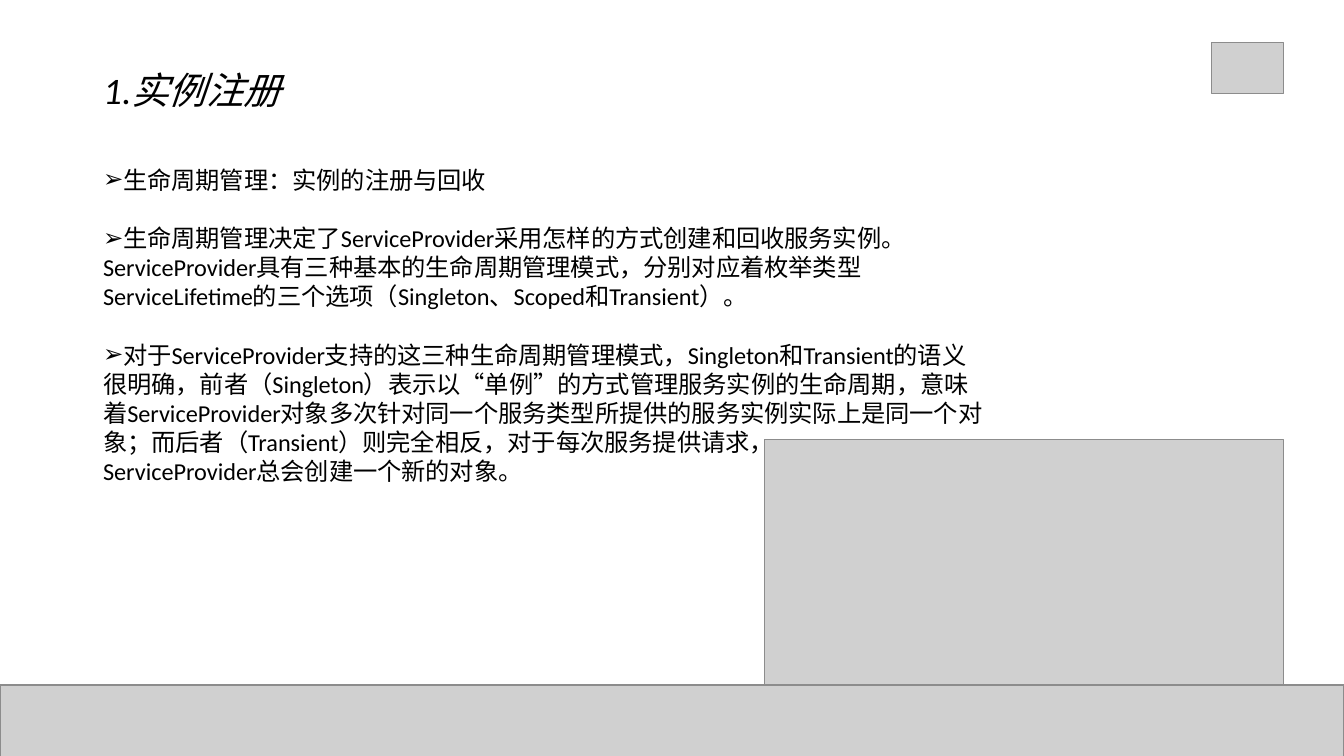
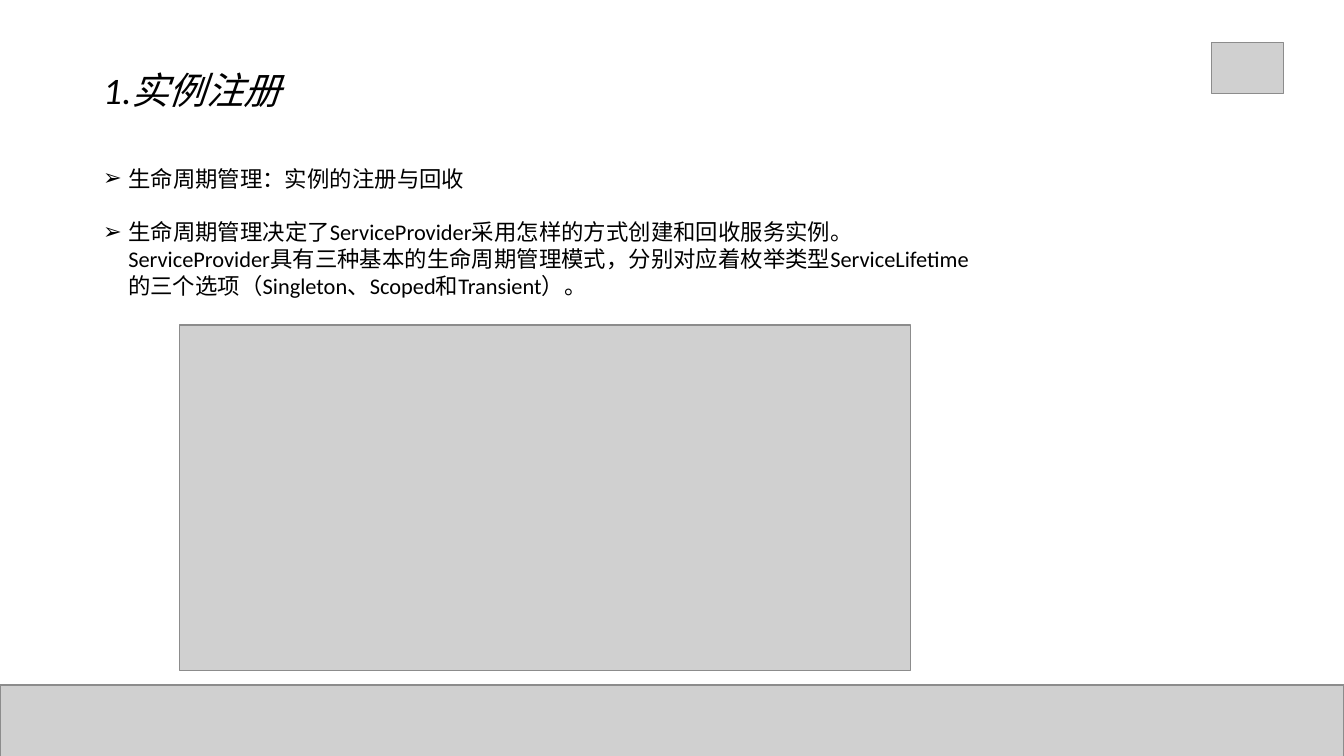
Before and after one commit to Mrchensama/DependenceInjection, a slide deck: slide 18 of 陈胡-依赖注入.pptx (slide 20 before the commit). Drawn at 1344x756 pixels with LibreOffice and Linux fonts; fonts in the diff are those of the drawing; grey boxes stand for pictures. Boxes give left, top, right and bottom in pixels: in the first picture for what was removed or moved away, otherwise in the second. Text is boxed around its words. In the diff, an @@ line names an element or a change of style, - is before the commit and + after.

```diff
--- a/陈胡-依赖注入.pptx
+++ b/陈胡-依赖注入.pptx
@@ text "生命周期管理：实例的注册与回收" at bbox=[128, 168, 968, 298]: size 13 to 12 pt; indent changed @@
@@ picture: place and size @@
-picture at bbox=[765, 439, 1284, 684]
+picture at bbox=[180, 325, 911, 671]
@@ text at bbox=[103, 343, 982, 482]: paragraphs removed @@
-➢ 对于ServiceProvider支持的这三种生命周期管理模式，Singleton和Transient的语义很明确，前者（Singleton）表示以“单例”的方式管理服务实例的生命周期，意味着ServiceProvider对象多次针对同一个服务类型所提供的服务实例实际上是同一个对象；而后者（Transient）则完全相反，对于每次服务提供请求，
-ServiceProvider总会创建一个新的对象。
```
Also in this commit, not shown: 28 other slides changed, 4 slides added, 4 slides removed, 5 other files.
